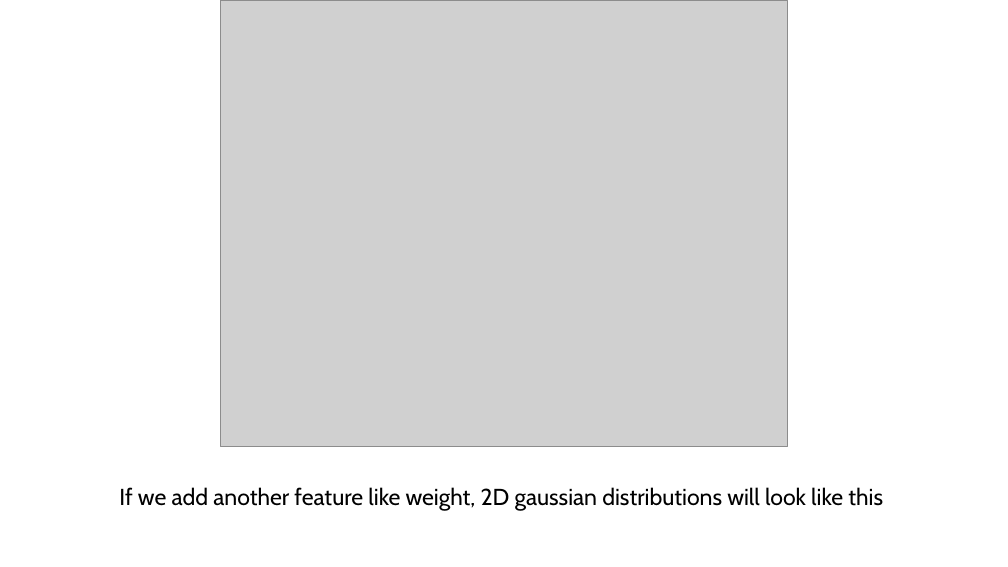
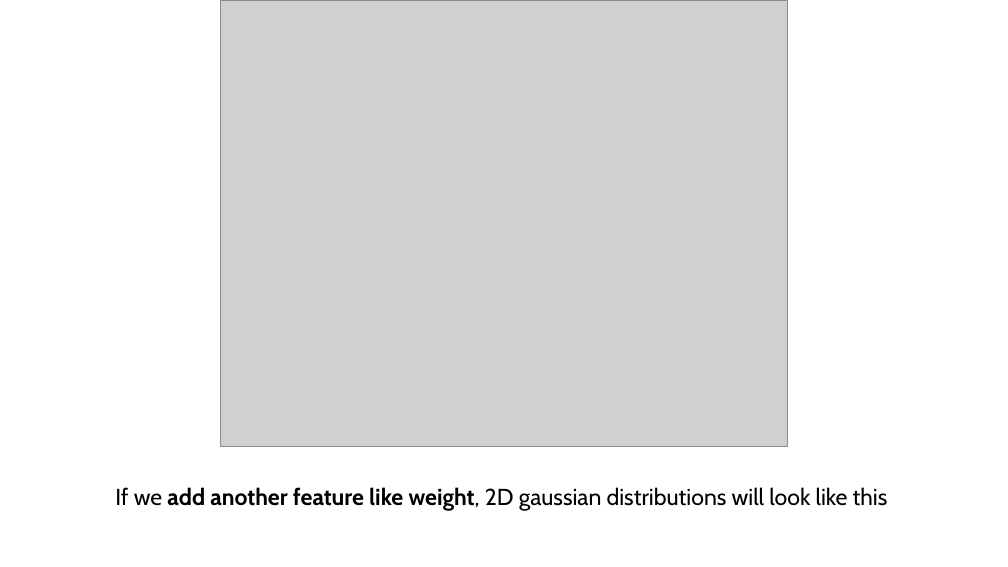
Before and after one commit to robitussin/CCADMACL, a slide deck: slide 40 of 8 - Gaussian Mixture Models/Introduction to Gaussian Mixture Models.pptx. Drawn at 1008x567 pixels with LibreOffice and Linux fonts; fonts in the diff are those of the drawing; grey boxes stand for pictures. Boxes give left, top, right and bottom in pixels: in the first picture for what was removed or moved away, otherwise in the second. Text is boxed around its words. In the diff, an @@ line names an element or a change of style, - is before the commit and + after.

```diff
--- a/8 - Gaussian Mixture Models/Introduction to Gaussian Mixture Models.pptx
+++ b/8 - Gaussian Mixture Models/Introduction to Gaussian Mixture Models.pptx
@@ text "If we add another feature ..." at (x1=115, y1=487, x2=888, y2=511): bold on in "add another feature like weight," @@
```
Also in this commit, not shown: 4 other slides changed, 19 slides added, 1 slide removed.
